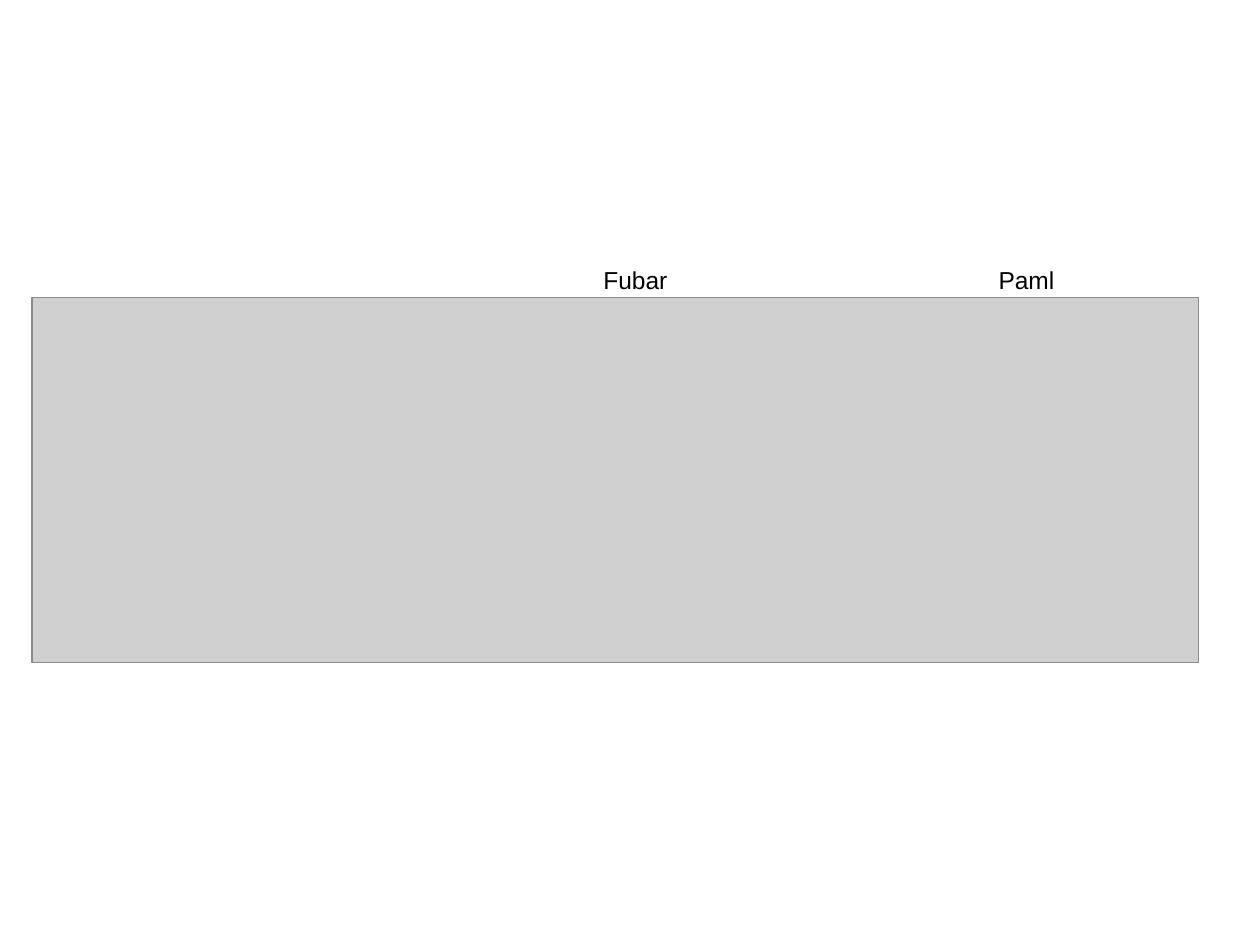
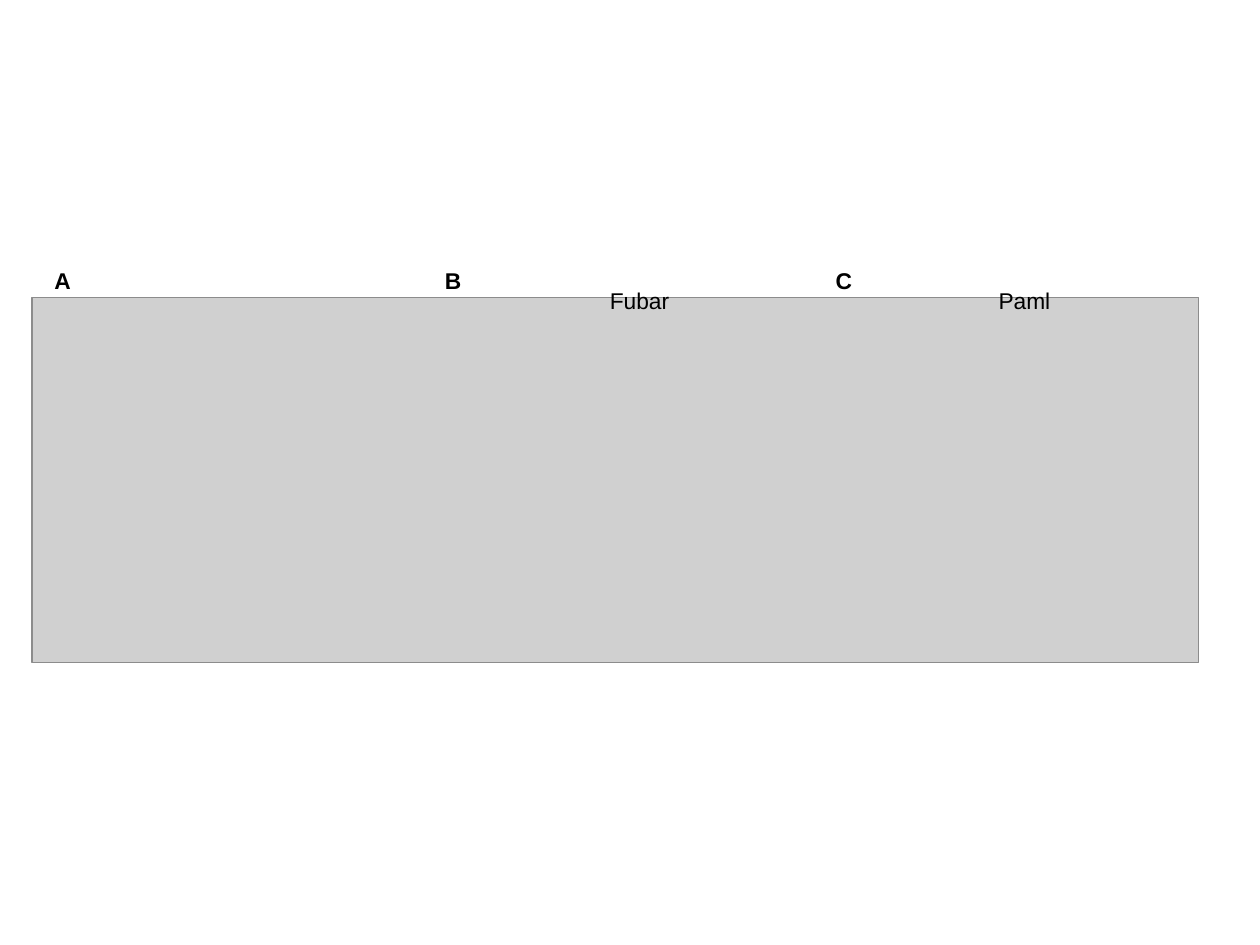
Before and after one commit to sjspielman/alignment_filtering, a slide deck: slide 1 of analysis/Rcode_plots/edit_figures.pptx. Drawn at 1260x945 pixels with LibreOffice and Linux fonts; fonts in the diff are those of the drawing; grey boxes stand for pictures. Boxes give left, top, right and bottom in pixels: in the first picture for what was removed or moved away, otherwise in the second. Text is boxed around its words. In the diff, an @@ line names an element or a change of style, - is before the commit and + after.

```diff
--- a/analysis/Rcode_plots/edit_figures.pptx
+++ b/analysis/Rcode_plots/edit_figures.pptx
@@ text added at (54,273,852,290), 13 pt, text #000000, bold @@
+A B C
@@ text "Fubar" at (610,291,669,310): size 14 to 13 pt @@
@@ text "Fubar": place and size @@
-text "Fubar" at (603,271,667,290)
+text "Fubar" at (610,291,669,310)
@@ text "Paml": place and size @@
-text "Paml" at (999,271,1055,290)
+text "Paml" at (999,291,1051,309)
@@ text "Paml" at (999,291,1051,309): size 14 to 13 pt @@
```
Also in this commit, not shown: 3 other slides changed, 9 other files.
